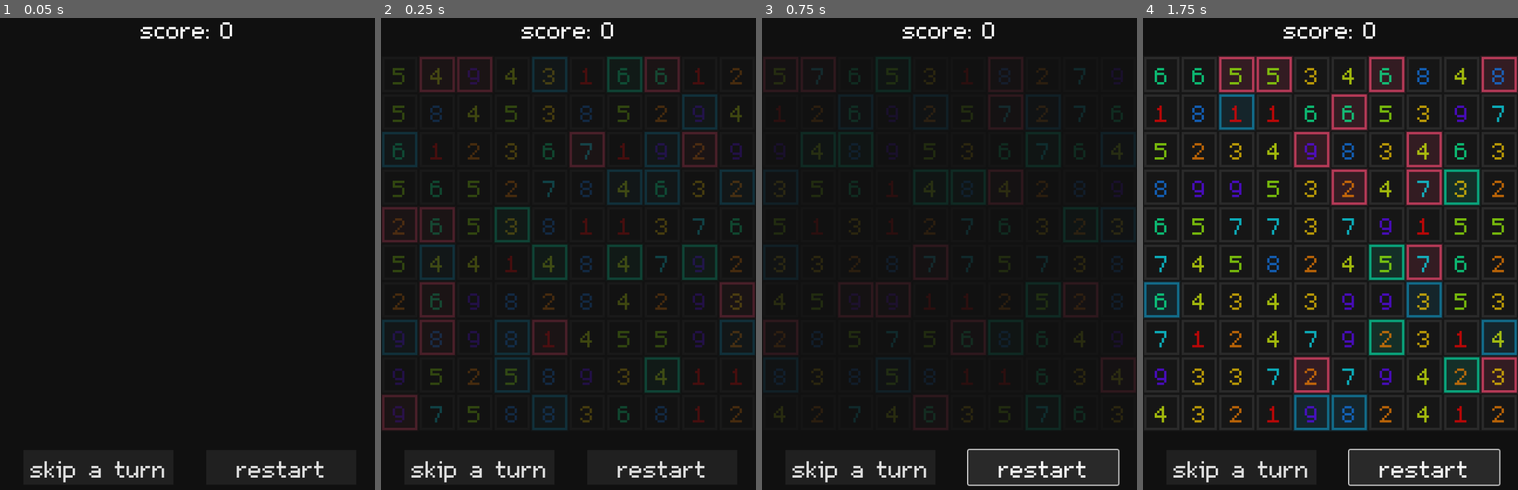
Above: before the commit, frames 1-4 (left to right).
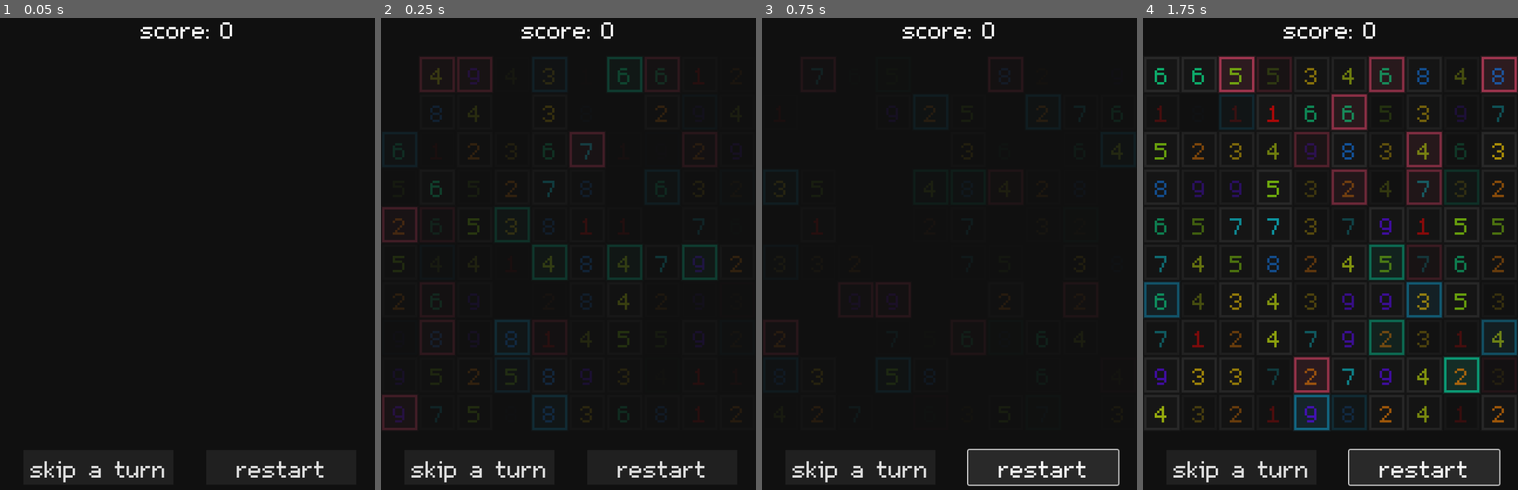
Above: after the commit, the same moments.

Repository: lorossi/Exploding-Boxes
Game: Godot game, scene res://scenes/gui/level.tscn
Same seed, same stepped clock (60 frames per second), same inputs: the game is played once before the commit and once after it.
Inputs:
- Up to frame 1 (0.05 s): no input
- Up to frame 2 (0.25 s): no input
- Up to frame 3 (0.75 s): click "restart" at 0.5 s
- Up to frame 4 (1.75 s): click "restart" at 1.25 s

Frame 1 is identical in both runs. In frame 2, 5.7% of the frame differs, in the area x 0-100%, y 8-86%; in frame 3, 2.9%; in frame 4, 9.7%, in the area x 0-100%, y 8-88%.

Commit message:
fixes on timing (again)

Diff:
--- a/scenes/fade/timer_in_out.tscn
+++ b/scenes/fade/timer_in_out.tscn
@@ -4,12 +4,3 @@
 
 [node name="TimerInOut" type="Node2D"]
 script = ExtResource("1_7ct62")
-
-[node name="WaitTimer" type="Timer" parent="."]
-one_shot = true
-
-[node name="InTimer" type="Timer" parent="."]
-one_shot = true
-
-[node name="OutTimer" type="Timer" parent="."]
-one_shot = true
--- a/scripts/cell/inner_cell.gd
+++ b/scripts/cell/inner_cell.gd
@@ -36,12 +36,11 @@
 	_death_particles = $DeathParticles
 
 	var c = Color.from_string("bb0a1e", Color.RED).lerp(_background.get_background_color(), 0.5)
-
 	_damage_rect.set_rect_color(c)
 
-	_fade_in_rect.set_wait_time(0.5)
-	_fade_out_rect.set_wait_time(0.25)
-	_damage_rect.set_wait_time(0.5)
+	_fade_in_rect.set_fade_time(0.5)
+	_fade_out_rect.set_fade_time(0.25)
+	_damage_rect.set_fade_time(0.5)
 
 	# colors: ff0000-ff8700-ffd300-deff0a-a1ff0a-0aff99-0aefff-147df5-580aff-be0aff
 	# heh
--- a/scripts/fade/fade_in_rect.gd
+++ b/scripts/fade/fade_in_rect.gd
@@ -13,20 +13,19 @@
 	timer_in_out = $TimerInOut
 
 	_parent = get_parent()
-	if _parent:
-		_parent.modulate.a = 0
 
 
-func set_wait_time(duration: float) -> void:
-	timer_in_out.set_wait_time(duration)
+func set_fade_time(duration: float) -> void:
+	timer_in_out.set_fade_time(duration)
 
 
-func get_wait_time() -> float:
-	return timer_in_out.get_wait_time()
+func get_fade_time() -> float:
+	return timer_in_out.get_fade_time()
 
 
 func start() -> void:
-	timer_in_out.start_in_timer()
+	_parent.modulate.a = 0
+	timer_in_out.start()
 
 
 func _process(_delta) -> void:
--- a/scripts/fade/fade_out_color_rect.gd
+++ b/scripts/fade/fade_out_color_rect.gd
@@ -35,7 +35,7 @@
 
 func start() -> void:
 	_rect.visible = true
-	timer_in_out.start_out_timer()
+	timer_in_out.start()
 
 
 func _process(_delta) -> void:
--- a/scripts/fade/fade_out_rect.gd
+++ b/scripts/fade/fade_out_rect.gd
@@ -6,8 +6,6 @@
 func _ready() -> void:
 	timer_in_out = $TimerInOut
 	_parent = get_parent()
-	if _parent:
-		_parent.modulate.a = 1
 
 
 func _process(_delta) -> void:
@@ -18,12 +16,12 @@
 		return
 
 	var e = timer_in_out.get_out_eased_time(2)
-
 	_parent.modulate.a = e
 
 
 func start() -> void:
-	timer_in_out.start_out_timer()
+	_parent.modulate.a = 1
+	timer_in_out.start()
 
 
 func on_timer_timeout() -> void:
--- a/scripts/fade/timer_in_out.gd
+++ b/scripts/fade/timer_in_out.gd
@@ -4,28 +4,31 @@
 
 signal timeout
 
-var _start_in: bool
-var _start_out: bool
 var _use_wait_timer: bool
 
 var _wait_timer: Timer
-var _in_timer: Timer
-var _out_timer: Timer
+var _fade_timer: Timer
 
 
 func _init() -> void:
-	_start_in = false
-	_start_out = false
+	_use_wait_timer = true
 
 
 func _ready() -> void:
-	_wait_timer = $WaitTimer
-	_in_timer = $InTimer
-	_out_timer = $OutTimer
+	_wait_timer = Timer.new()
+	_fade_timer = Timer.new()
+
+	_wait_timer.autostart = false
+	_fade_timer.autostart = false
+
+	_wait_timer.one_shot = true
+	_fade_timer.one_shot = true
 
 	_wait_timer.timeout.connect(_on_wait_timer_timeout)
-	_in_timer.timeout.connect(_on_in_timer_timeout)
-	_out_timer.timeout.connect(_on_out_timer_timeout)
+	_fade_timer.timeout.connect(_on_fade_timer_timeout)
+
+	add_child(_wait_timer)
+	add_child(_fade_timer)
 
 
 func get_use_wait_timer() -> bool:
@@ -36,69 +39,65 @@
 	_use_wait_timer = use
 
 
-func get_wait_time() -> float:
-	return _in_timer.get_wait_time()
+func get_fade_time() -> float:
+	return _fade_timer.get_fade_time()
 
 
-func set_wait_time(time: float) -> void:
-	_in_timer.set_wait_time(time)
-	_out_timer.set_wait_time(time)
+func set_fade_time(time: float) -> void:
+	_fade_timer.wait_time = time
+
+
+func get_time_left() -> float:
+	return _fade_timer.get_time_left()
+
+
+func get_percent() -> float:
+	return _fade_timer.get_time_left() / _fade_timer.get_wait_time()
 
 
 func get_in_eased_time(n: float = 2) -> float:
-	var t = 1 - _in_timer.get_time_left() / _in_timer.get_wait_time()
-	if is_equal_approx(n, 1):
-		return t
+	if is_stopped() or not _wait_timer.is_stopped():
+		return 0
+
+	var t = 1 - _fade_timer.get_time_left() / _fade_timer.get_wait_time()
 	return Easings.ease_in_poly(t, n)
 
 
-func get_out_time_left() -> float:
-	return _out_timer.get_time_left()
+func get_out_eased_time(n: float = 2) -> float:
+	if is_stopped() or not _wait_timer.is_stopped():
+		return 1
 
-
-func get_out_eased_time(n: float = 2) -> float:
-	var t = _out_timer.get_time_left() / _out_timer.get_wait_time()
-	if is_equal_approx(n, 1):
-		return t
+	var t = _fade_timer.get_time_left() / _fade_timer.get_wait_time()
 	return Easings.ease_out_poly(t, n)
 
 
-func start_in_timer() -> void:
-	_start_in = true
+func get_inout_eased_time(n: float = 2) -> float:
+	if is_stopped() or not _wait_timer.is_stopped():
+		return 0
 
+	var t = 1 - _fade_timer.get_time_left() / _fade_timer.get_wait_time()
+
+	if t < 0.5:
+		return Easings.ease_in_poly(t * 2, n) / 2
+
+	return Easings.ease_out_poly((t - 0.5) * 2, n) / 2 + 0.5
+
+
+func start() -> void:
 	if _use_wait_timer:
-		_wait_timer.wait_time = abs(randfn(0.05, 0.1))
+		_wait_timer.set_wait_time(abs(randfn(0.05, 0.1)))
 		_wait_timer.start()
 	else:
-		_in_timer.start()
-
-
-func start_out_timer() -> void:
-	_start_out = true
-
-	if _use_wait_timer:
-		_wait_timer.wait_time = abs(randfn(0.05, 0.1))
-		_wait_timer.start()
-	else:
-		_out_timer.start()
+		_fade_timer.start()
 
 
 func is_stopped() -> bool:
-	return not (_start_in or _start_out) and _wait_timer.is_stopped()
+	return _wait_timer.is_stopped() and _fade_timer.is_stopped()
 
 
 func _on_wait_timer_timeout():
-	if _start_in:
-		_in_timer.start()
-	elif _start_out:
-		_out_timer.start()
+	_fade_timer.start()
 
 
-func _on_in_timer_timeout():
-	_start_in = false
+func _on_fade_timer_timeout():
 	timeout.emit()
-
-
-func _on_out_timer_timeout():
-	_start_out = false
-	timeout.emit()
